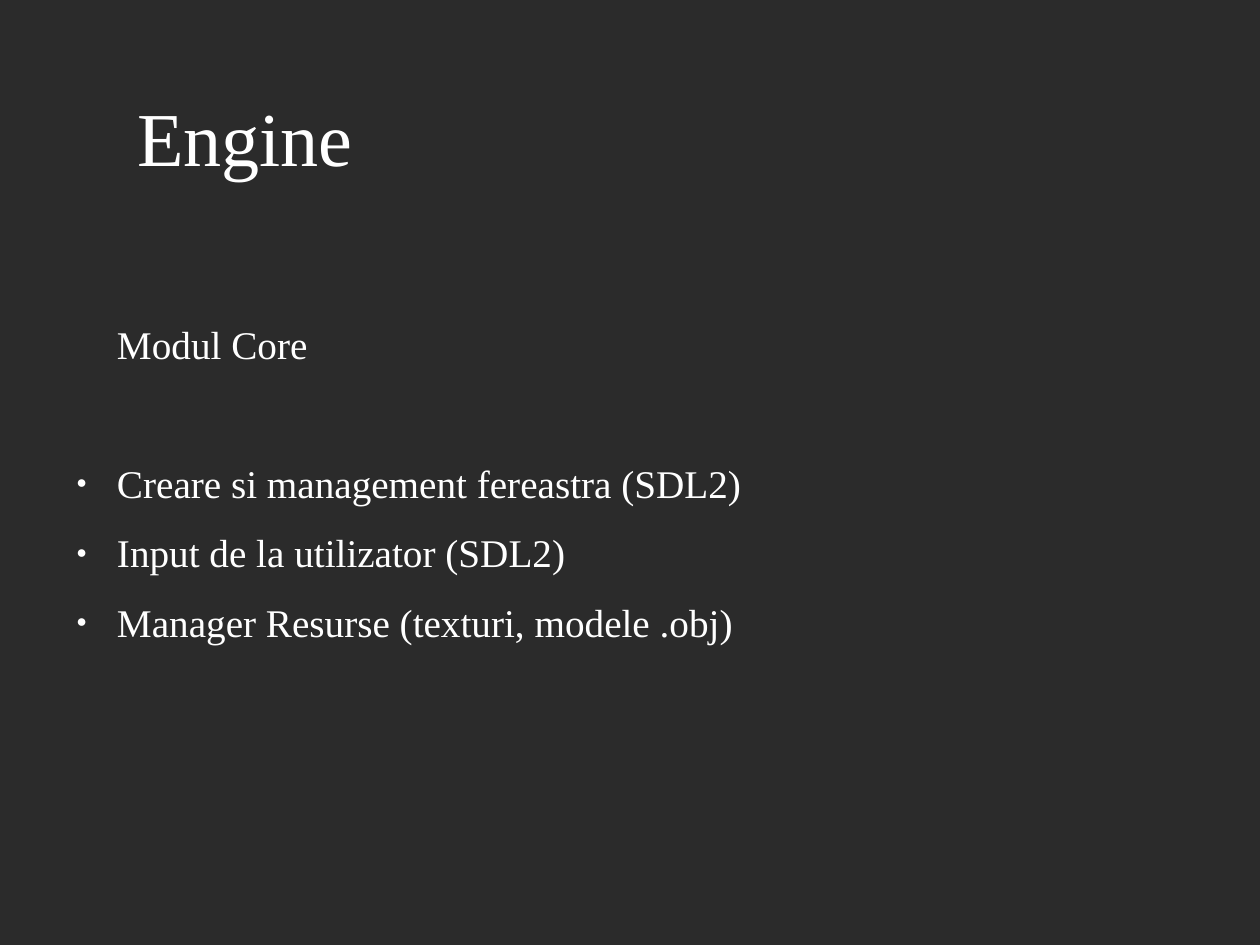
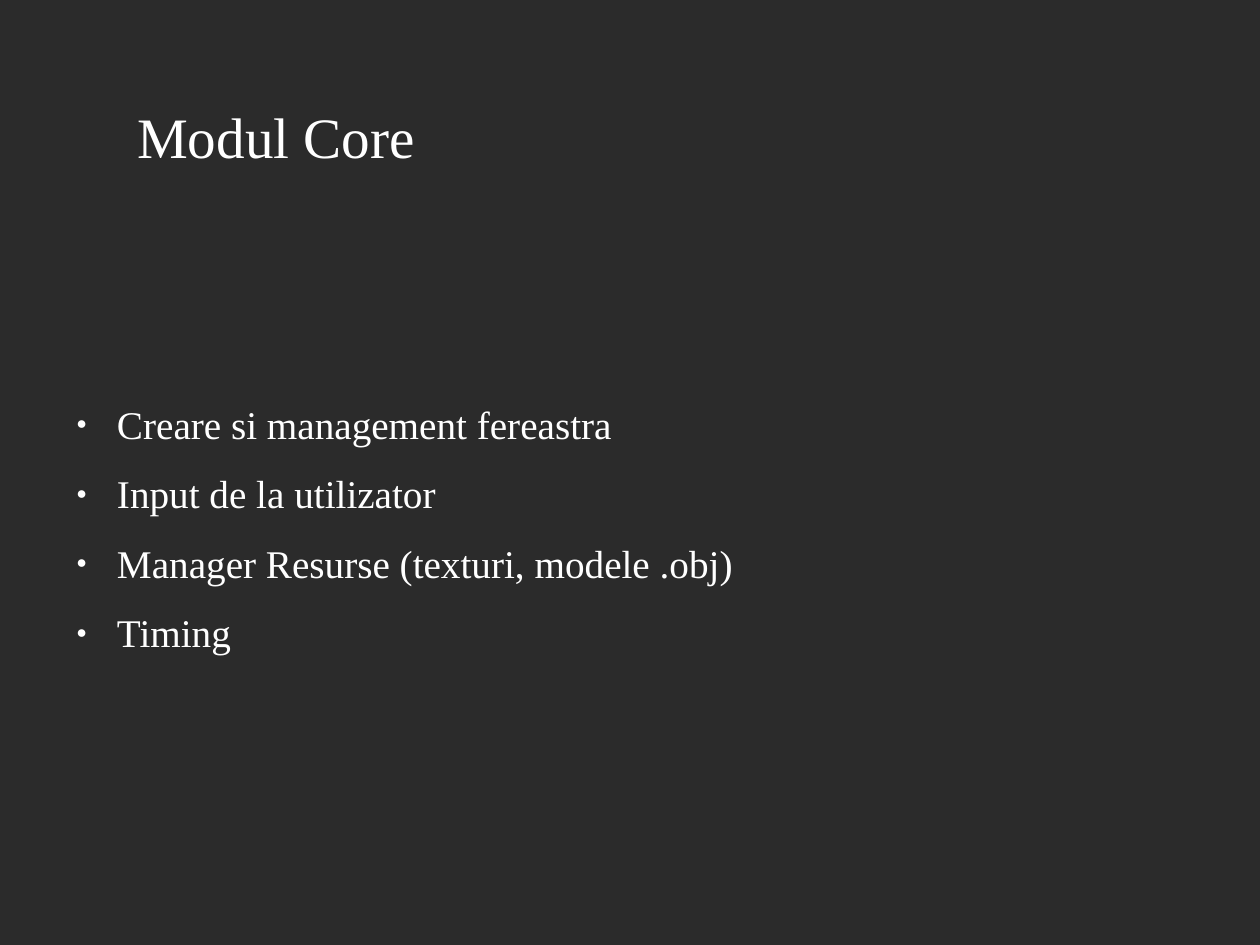
Before and after one commit to AlexandruScutaru/Licenta2019AlexandruOvidiuScutaru, a slide deck: slide 6 of GameEngine3D_prezentare.odp (slide 7 before the commit). Drawn at 1260x945 pixels with LibreOffice and Linux fonts; fonts in the diff are those of the drawing; background and template pictures are left out; a plain dark background stands for a picture behind light text. Boxes give left, top, right and bottom in pixels: in the first picture for what was removed or moved away, otherwise in the second. Text is boxed around its words. In the diff, an @@ line names an element or a change of style, - is before the commit and + after.

```diff
--- a/GameEngine3D_prezentare.odp
+++ b/GameEngine3D_prezentare.odp
@@ title at <box>137,118,415,159</box>: text changed; size 48 to 36 pt @@
-Engine
+Modul Core
@@ text "Creare si management fereastra": place and size @@
-text "Creare si management fereastra" at <box>117,331,741,644</box>
+text "Creare si management fereastra" at <box>117,411,733,655</box>
@@ text at <box>117,411,612,516</box>: text changed @@
-Modul Core
-● Creare si management fereastra (SDL2)
-● Input de la utilizator (SDL2)
+● Creare si management fereastra
+● Input de la utilizator
@@ text at <box>117,621,231,655</box>: paragraph added @@
+● Timing
```
Also in this commit, not shown: 4 other slides changed, 12 slides added, 3 slides removed.
